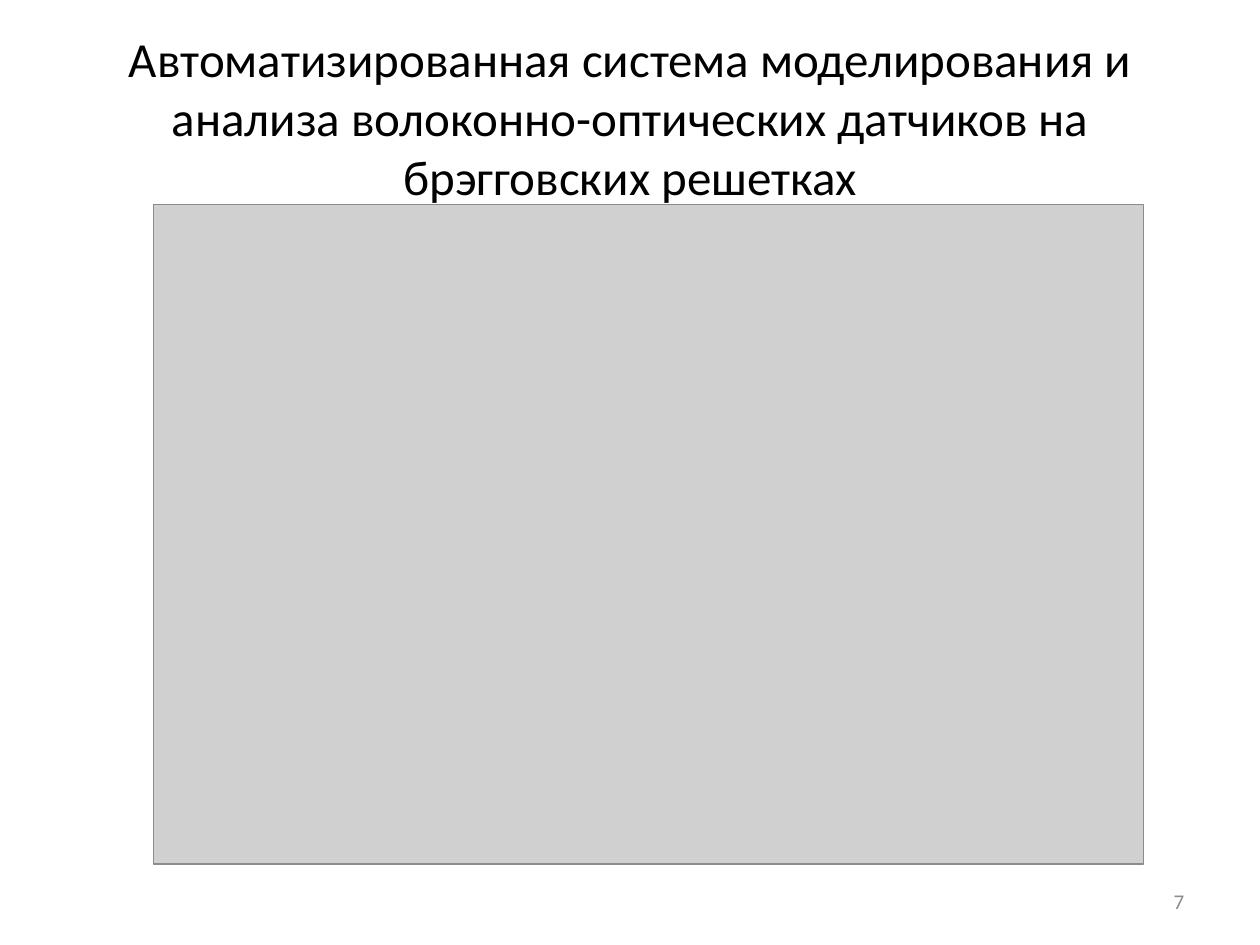
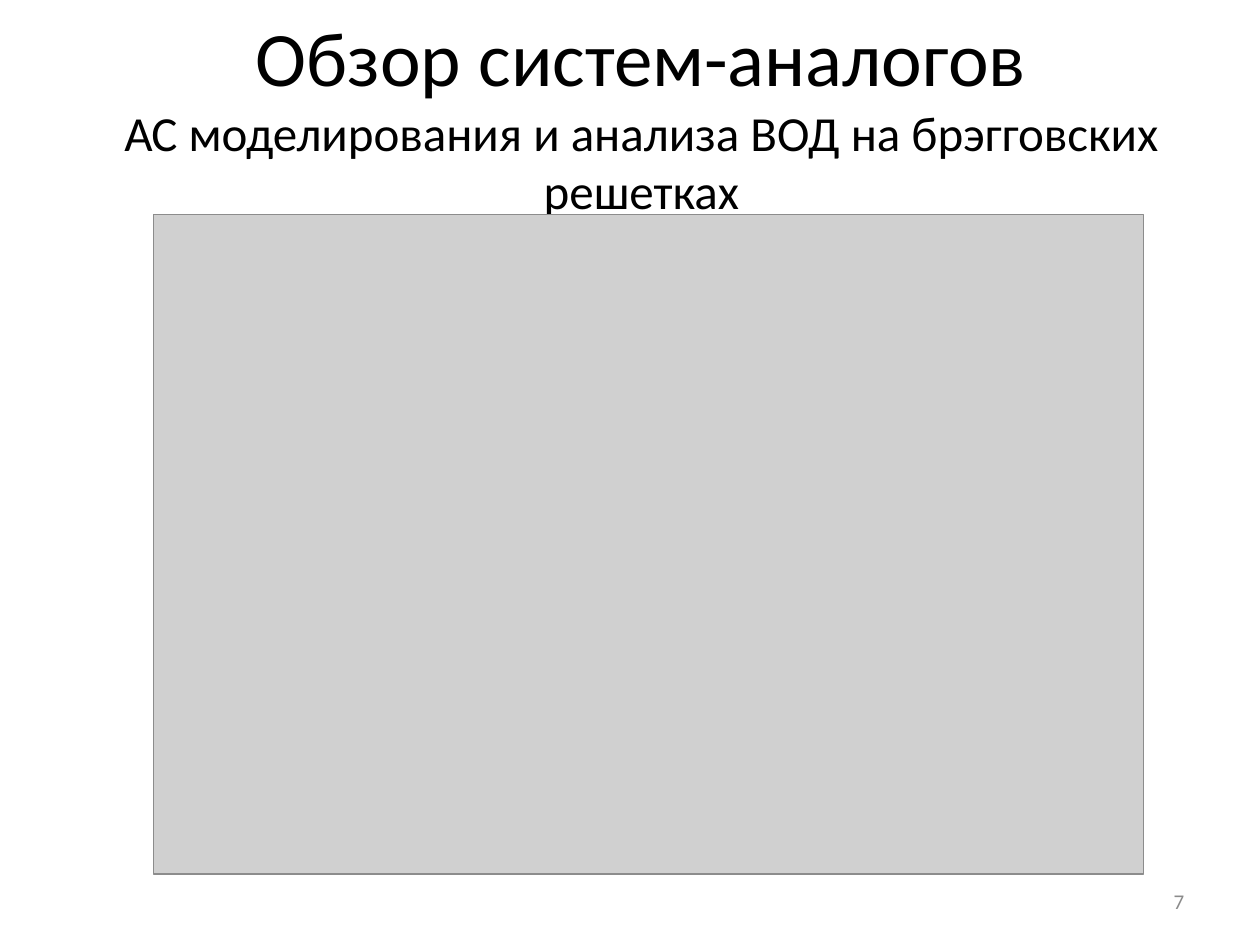
Before and after one commit to Morgan163/diplom, a slide deck: slide 7 of Автоматизированная система моделирования волоконно-оптических датчиков со структурным резервированием.pptx. Drawn at 1260x945 pixels with LibreOffice and Linux fonts; fonts in the diff are those of the drawing; grey boxes stand for pictures. Boxes give left, top, right and bottom in pixels: in the first picture for what was removed or moved away, otherwise in the second. Text is boxed around its words. In the diff, an @@ line names an element or a change of style, - is before the commit and + after.

```diff
--- a/Автоматизированная система моделирования волоконно-оптических датчиков со структурным резервированием.pptx
+++ b/Автоматизированная система моделирования волоконно-оптических датчиков со структурным резервированием.pptx
@@ title at (x1=124, y1=33, x2=1158, y2=159): text changed @@
-Автоматизированная система моделирования и анализа волоконно-оптических датчиков на брэгговских решетках
+Обзор систем-аналогов
+АС моделирования и анализа ВОД на брэгговских решетках
@@ picture moved from (x1=154, y1=204, x2=1143, y2=864) to (x1=154, y1=214, x2=1143, y2=874) @@
```
Also in this commit, not shown: 2 other slides changed, 1 slide added, 2 other files.
